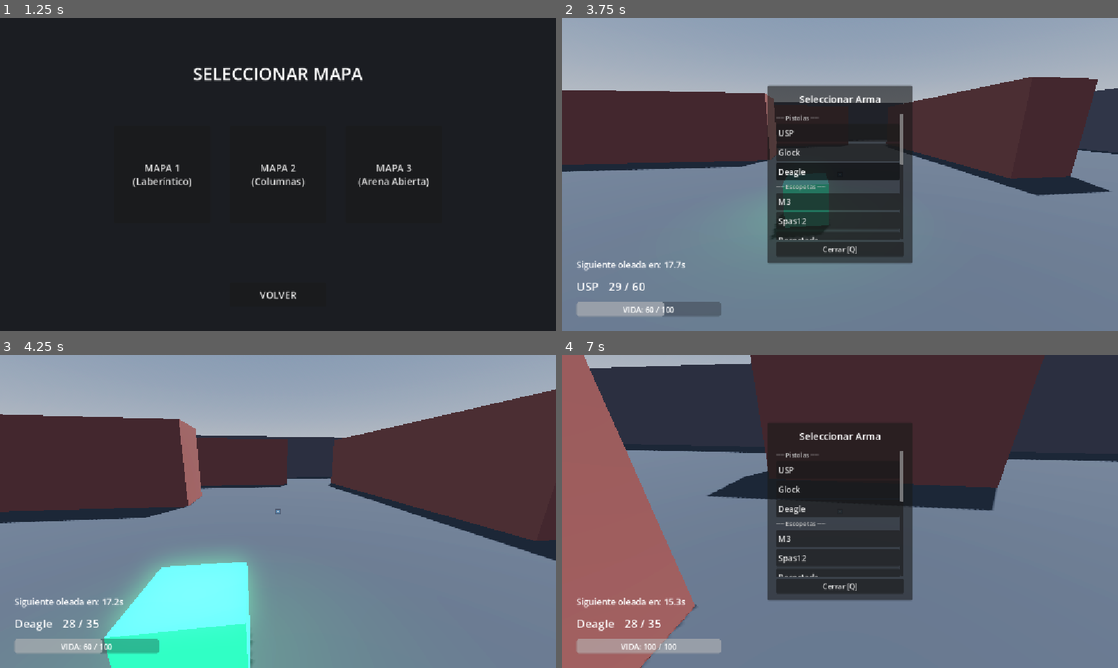
Above: before the commit, frames 1-4 (two rows, left to right).
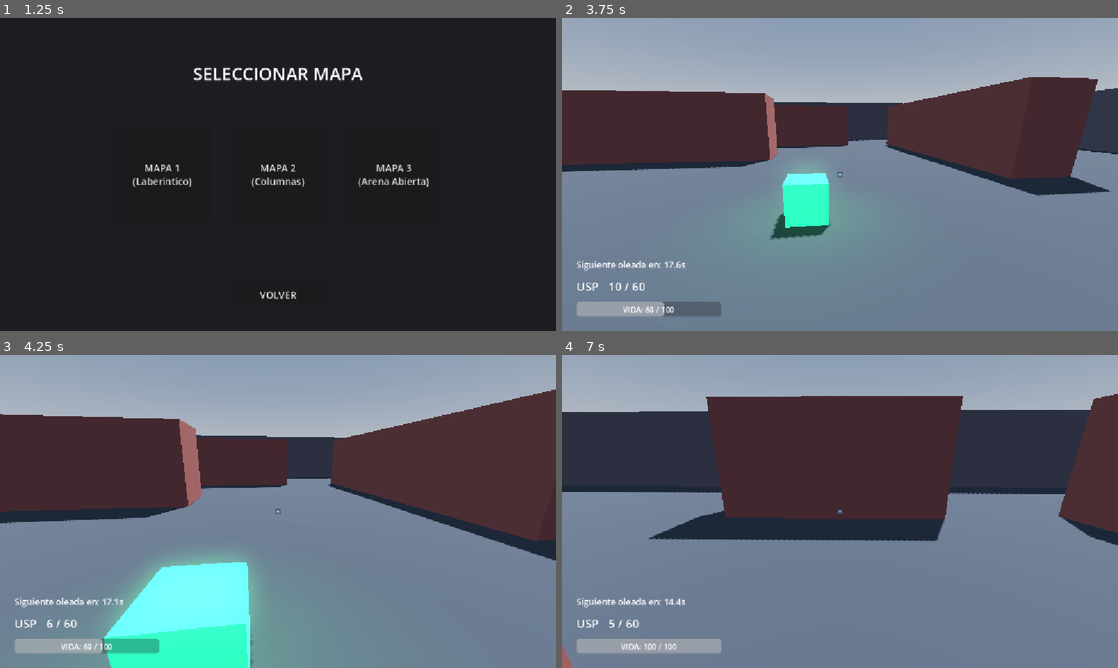
Above: after the commit, the same moments.

Repository: Jillkrav/Fps-Prueba
Game: Godot game, scene res://scenes/main_menu.tscn
The game is run twice, just before and just after one commit, with the same random seed, the same clock (stepped at 60 frames per second) and the same inputs. The engine's default icon, where the game draws it, is replaced by a stand-in: a white triangle on a blue panel in a dark square.
Inputs (mouse positions are in pixels of both pictures, inside the frame that each line leads up to):
- Up to frame 1 (1.25 s): click "JUGAR" at 0.5 s
- Up to frame 2 (3.75 s): click "MAPA 1 (Laberíntico)" at 1.25 s; click "🔴 EQUIPO ROJO" at 2 s; click "USP" at 2.75 s; tap Enter (ui_accept) at 3.5 s; move the mouse to (867, 174) at 3.52 s; hold W from 3.53 s (still down); hold F from 3.53 s (still down); tap Q at 3.6 s; click (867, 174) at 3.67 s
- Up to frame 3 (4.25 s): keep holding W; keep holding F; tap Enter (ui_accept) at 3.77 s
- Up to frame 4 (7 s): move the mouse to (812, 511) at 4.27 s; release F at 4.28 s; tap F at 4.35 s; click (812, 511) at 4.42 s; tap Enter (ui_accept) at 4.52, 5.75, 6.77 s; tap Q at 4.55, 5.85, 6.8 s; release W at 5 s; click (840, 470) at 5 s, where only the run before the commit has a clickable "USP"; move the mouse to (851, 505) at 5.77 s; hold F 5.78-6.53 s; hold W from 5.78 s (still down); click (851, 505) at 5.92 s; move the mouse to (834, 517) at 6.52 s; tap R at 6.6 s; click (834, 517) at 6.67 s

Frame 1 is identical in both runs. In frame 2, 14% of the frame differs, in the area x 8-64%, y 21-88%; in frame 3, 0.2%; in frame 4, 53%, in the area x 0-100%, y 0-100%.
Error after the commit: Parse Error: Unexpected identifier "panel_principal" in class body. (res://scripts/dev_menu.gd:151)

Commit message:
fix: claves JSON armas, Q abre DevMenu con 3 botones, selector integrado en DevMenu

Diff:
--- a/scripts/dev_menu.gd
+++ b/scripts/dev_menu.gd
@@ -2,7 +2,6 @@
 ## Nodo DevMenu en hud.tscn es tipo Control -> extends Control.
 extends Control
 
-# Solo usa npc_base.tscn: el arma determina el comportamiento
 const NPC_SCENE: String = "res://scenes/npcs/npc_base.tscn"
 
 @onready var panel_principal: Panel        = $PanelPrincipal
@@ -16,6 +15,10 @@
 @onready var opt_tipo_npc: OptionButton    = $PanelNPC/VBox/GridAtributos/OptArma
 @onready var lbl_status: Label             = $PanelPrincipal/VBox/LblStatus
 
+# Panel selector de armas (creado por codigo, no necesita nodo en escena)
+var _panel_armas: PanelContainer = null
+var _weapon_list: VBoxContainer  = null
+
 var opt_arma_dinamico: OptionButton = null
 var _armas_lista: Array[String] = []
 var is_invisible: bool = false
@@ -23,14 +26,13 @@
 func _ready() -> void:
 	process_mode = Node.PROCESS_MODE_ALWAYS
 
-	# opt_tipo_npc se reutiliza como selector de arma directamente
 	opt_tipo_npc.clear()
 	_poblar_armas_en(opt_tipo_npc)
 
 	opt_relacion.clear()
-	opt_relacion.add_item("Enemigo",  NpcBase.Relacion.ENEMIGO)
-	opt_relacion.add_item("Aliado",   NpcBase.Relacion.AMIGABLE)
-	opt_relacion.add_item("Neutral",  NpcBase.Relacion.NEUTRAL)
+	opt_relacion.add_item("Enemigo", NpcBase.Relacion.ENEMIGO)
+	opt_relacion.add_item("Aliado",  NpcBase.Relacion.AMIGABLE)
+	opt_relacion.add_item("Neutral", NpcBase.Relacion.NEUTRAL)
 
 	opt_experiencia.clear()
 	opt_experiencia.add_item("Baja",  NpcBase.Experiencia.BAJA)
@@ -46,6 +48,123 @@
 	btn_spawn.pressed.connect(_on_spawn_pressed)
 	btn_volver.pressed.connect(_on_volver_pressed)
 
+	# Agregar boton Selector de Armas al panel principal
+	_agregar_btn_selector_armas()
+	# Construir panel de armas oculto
+	_build_panel_armas()
+
+# ── Boton selector armas en panel principal ──────────────────────────
+func _agregar_btn_selector_armas() -> void:
+	var vbox: VBoxContainer = get_node_or_null("PanelPrincipal/VBox")
+	if not vbox:
+		return
+	var btn := Button.new()
+	btn.name = "BtnSelectorArmas"
+	btn.text = "Selector de Armas"
+	btn.custom_minimum_size = Vector2(0, 36)
+	btn.add_theme_font_size_override("font_size", 16)
+	vbox.add_child(btn)
+	# insertar antes de LblStatus si existe
+	var lbl: Label = get_node_or_null("PanelPrincipal/VBox/LblStatus")
+	if lbl:
+		vbox.move_child(btn, lbl.get_index())
+	btn.pressed.connect(_on_selector_armas_pressed)
+
+# ── Panel flotante selector de armas ─────────────────────────────────
+func _build_panel_armas() -> void:
+	_panel_armas = PanelContainer.new()
+	_panel_armas.visible = false
+	_panel_armas.set_anchors_preset(Control.PRESET_CENTER)
+	_panel_armas.custom_minimum_size = Vector2(320, 0)
+	_panel_armas.grow_horizontal = Control.GROW_DIRECTION_BOTH
+	_panel_armas.grow_vertical   = Control.GROW_DIRECTION_BOTH
+	# Se agrega al mismo CanvasLayer que el DevMenu
+	get_parent().add_child(_panel_armas)
+
+	var margin := MarginContainer.new()
+	margin.add_theme_constant_override("margin_top",    14)
+	margin.add_theme_constant_override("margin_bottom", 14)
+	margin.add_theme_constant_override("margin_left",   18)
+	margin.add_theme_constant_override("margin_right",  18)
+	_panel_armas.add_child(margin)
+
+	var vbox := VBoxContainer.new()
+	vbox.add_theme_constant_override("separation", 6)
+	margin.add_child(vbox)
+
+	var titulo := Label.new()
+	titulo.text = "Selector de Armas"
+	titulo.add_theme_font_size_override("font_size", 20)
+	titulo.horizontal_alignment = HORIZONTAL_ALIGNMENT_CENTER
+	vbox.add_child(titulo)
+	vbox.add_child(HSeparator.new())
+
+	var scroll := ScrollContainer.new()
+	scroll.custom_minimum_size = Vector2(0, 280)
+	scroll.horizontal_scroll_mode = ScrollContainer.SCROLL_MODE_DISABLED
+	vbox.add_child(scroll)
+
+	_weapon_list = VBoxContainer.new()
+	_weapon_list.add_theme_constant_override("separation", 4)
+	_weapon_list.size_flags_horizontal = Control.SIZE_EXPAND_FILL
+	scroll.add_child(_weapon_list)
+
+	var btn_cerrar := Button.new()
+	btn_cerrar.text = "Volver al Menu Dev"
+	btn_cerrar.add_theme_font_size_override("font_size", 15)
+	btn_cerrar.pressed.connect(_cerrar_panel_armas)
+	vbox.add_child(btn_cerrar)
+
+func _poblar_panel_armas() -> void:
+	if not is_instance_valid(_weapon_list):
+		return
+	for child in _weapon_list.get_children():
+		child.queue_free()
+	var armas_raw: Dictionary = {}
+	if ConfigManager and ConfigManager._data.has("Armas"):
+		armas_raw = ConfigManager._data["Armas"]
+	for categoria in armas_raw.keys():
+		var lbl_cat := Label.new()
+		lbl_cat.text = "── " + categoria + " ──"
+		lbl_cat.add_theme_font_size_override("font_size", 13)
+		lbl_cat.modulate = Color(0.75, 0.75, 0.75)
+		_weapon_list.add_child(lbl_cat)
+		for nombre_arma in armas_raw[categoria].keys():
+			var btn := Button.new()
+			btn.text = nombre_arma
+			btn.size_flags_horizontal = Control.SIZE_EXPAND_FILL
+			btn.custom_minimum_size = Vector2(0, 36)
+			btn.add_theme_font_size_override("font_size", 17)
+			btn.alignment = HORIZONTAL_ALIGNMENT_LEFT
+			btn.pressed.connect(_on_arma_seleccionada.bind(nombre_arma))
+			_weapon_list.add_child(btn)
+
+func _on_selector_armas_pressed() -> void:
+	_poblar_panel_armas()
+	visible = false
+	_panel_armas.visible = true
+
+func _cerrar_panel_armas() -> void:
+	_panel_armas.visible = false
+	visible = true
+
+panel_principal.visible = true
+
+func _on_arma_seleccionada(nombre_arma: String) -> void:
+	var player: Node = get_tree().get_first_node_in_group("player")
+	if player and player.has_method("cambiar_arma"):
+		player.cambiar_arma(nombre_arma)
+	_panel_armas.visible = false
+	visible = false
+	Input.mouse_mode = Input.MOUSE_MODE_CAPTURED
+	# Reanudar spawner si existe
+	var spawners: Array = get_tree().get_nodes_in_group("spawner")
+	if not spawners.is_empty():
+		var sp = spawners[0]
+		if sp.has_method("reanudar_spawn"):
+			sp.reanudar_spawn()
+
+# ── Helpers existentes ────────────────────────────────────────────────
 func _poblar_armas_en(opt: OptionButton) -> void:
 	_armas_lista.clear()
 	opt.clear()
@@ -56,7 +175,6 @@
 		for nombre in armas_raw[categoria].keys():
 			_armas_lista.append(nombre)
 			opt.add_item("%s [%s]" % [nombre, categoria])
-	# Opcion sin arma (melee)
 	_armas_lista.append("")
 	opt.add_item("Sin arma (Melee)")
 	if _armas_lista.is_empty() or (_armas_lista.size() == 1 and _armas_lista[0] == ""):
@@ -64,6 +182,8 @@
 		push_warning("DevMenu: sin armas en ConfigManager, solo opcion Melee disponible")
 
 func toggle_menu() -> void:
+	if is_instance_valid(_panel_armas) and _panel_armas.visible:
+		_panel_armas.visible = false
 	visible = !visible
 	panel_npc.visible = false
 	panel_principal.visible = true
@@ -98,35 +218,27 @@
 	if not packed:
 		push_error("DevMenu: no se pudo cargar escena: " + NPC_SCENE)
 		return
-
 	var npc: NpcBase = packed.instantiate() as NpcBase
 	if not npc:
 		push_error("DevMenu: la escena no instancio NpcBase")
 		return
-
-	# Asignar relacion, experiencia y arma ANTES de add_child
 	npc._relacion_forzada = true
 	npc.relacion    = opt_relacion.get_selected_id() as NpcBase.Relacion
 	npc.experiencia = opt_experiencia.get_selected_id() as NpcBase.Experiencia
-
 	var idx: int = opt_tipo_npc.get_selected()
 	if idx >= 0 and idx < _armas_lista.size():
 		npc.nombre_arma = _armas_lista[idx]
-
 	var player: Node3D = get_tree().get_first_node_in_group("player") as Node3D
 	if not player:
 		push_error("DevMenu: no se encontro al jugador")
 		npc.queue_free()
 		return
-
 	var spawn_pos: Vector3 = player.global_transform.origin \
 		+ player.global_transform.basis.z * -3.0
 	spawn_pos.y = player.global_transform.origin.y
-
 	var world: Node = player.get_parent()
 	world.add_child(npc)
 	npc.global_transform.origin = spawn_pos
-
 	var arma_txt: String = npc.nombre_arma if npc.nombre_arma != "" else "Melee"
 	lbl_status.text = "NPC: %s | %s | Arma: %s" % [
 		opt_relacion.get_item_text(opt_relacion.get_selected()),
--- a/scripts/hud.gd
+++ b/scripts/hud.gd
@@ -4,24 +4,21 @@
 # REFERENCIAS UI — paths reales de hud.tscn
 # ─────────────────────────────────────────
 
-@onready var spawn_label: Label = $HUD/MarginContainer/VBox/SpawnLabel
-@onready var weapon_label: Label = $HUD/MarginContainer/VBox/AmmoContainer/WeaponLabel
-@onready var ammo_label: Label = $HUD/MarginContainer/VBox/AmmoContainer/AmmoLabel
-@onready var health_bar: ProgressBar = $HUD/MarginContainer/VBox/HealthBar
-@onready var health_text: Label = $HUD/MarginContainer/VBox/HealthBar/Label
-@onready var crosshair: TextureRect = $HUD/Crosshair
-@onready var dev_menu: Control = $DevMenu
-@onready var pause_screen: Control = $PauseScreen
-@onready var death_screen: Control = $DeathScreen
+@onready var spawn_label:  Label       = $HUD/MarginContainer/VBox/SpawnLabel
+@onready var weapon_label: Label       = $HUD/MarginContainer/VBox/AmmoContainer/WeaponLabel
+@onready var ammo_label:   Label       = $HUD/MarginContainer/VBox/AmmoContainer/AmmoLabel
+@onready var health_bar:   ProgressBar = $HUD/MarginContainer/VBox/HealthBar
+@onready var health_text:  Label       = $HUD/MarginContainer/VBox/HealthBar/Label
+@onready var crosshair:    TextureRect = $HUD/Crosshair
+@onready var dev_menu:     Control     = $DevMenu
+@onready var pause_screen: Control     = $PauseScreen
+@onready var death_screen: Control     = $DeathScreen
 
-var _weapon_selector_panel: PanelContainer = null
-var _weapon_list: VBoxContainer = null
-var _spawner: NpcSpawner = null
-var _player: Player = null
-var _menu_abierto: bool = false
+var _spawner:      NpcSpawner = null
+var _player:       Player     = null
+var _menu_abierto: bool       = false
 
 func _ready() -> void:
-	_build_weapon_selector()
 	_conectar_player()
 	_configurar_pausa()
 
@@ -39,36 +36,34 @@
 		_player.player_died.connect(_on_player_died)
 	update_health(_player.current_health, _player.max_health)
 	if _player.active_weapon:
-		_on_player_weapon_changed(_player.active_weapon.weapon_name, _player.active_weapon.ammo_in_mag, _player.active_weapon.reserve_ammo)
+		_on_player_weapon_changed(
+			_player.active_weapon.weapon_name,
+			_player.active_weapon.ammo_in_mag,
+			_player.active_weapon.reserve_ammo
+		)
 
 func _configurar_pausa() -> void:
 	var btn_continuar: Button = get_node_or_null("PauseScreen/Buttons/BtnContinuar")
-	var btn_menu: Button = get_node_or_null("PauseScreen/Buttons/BtnMenu")
+	var btn_menu:      Button = get_node_or_null("PauseScreen/Buttons/BtnMenu")
 	if btn_continuar and not btn_continuar.pressed.is_connected(_on_btn_continuar_pressed):
 		btn_continuar.pressed.connect(_on_btn_continuar_pressed)
 	if btn_menu and not btn_menu.pressed.is_connected(_on_btn_menu_pressed):
 		btn_menu.pressed.connect(_on_btn_menu_pressed)
 
 func _unhandled_input(event: InputEvent) -> void:
-	if event is InputEventKey and event.pressed and not event.echo:
-		if event.keycode == KEY_F1:
+	if not (event is InputEventKey and event.pressed and not event.echo):
+		return
+	match event.keycode:
+		KEY_Q:
+			# Q abre/cierra el DevMenu completo (con sus 3 botones adentro)
+			if dev_menu:
+				dev_menu.toggle_menu()
+				_menu_abierto = dev_menu.visible
+			get_viewport().set_input_as_handled()
+		KEY_F1:
 			_toggle_cursor_manual()
 			get_viewport().set_input_as_handled()
-			return
-		if event.keycode == KEY_Q:
-			if _weapon_selector_panel and _weapon_selector_panel.visible:
-				_toggle_weapon_selector()
-				get_viewport().set_input_as_handled()
-				return
-			if dev_menu and dev_menu.visible:
-				dev_menu.toggle_menu()
-				_menu_abierto = false
-				Input.mouse_mode = Input.MOUSE_MODE_CAPTURED
-			else:
-				abrir_selector_armas()
-			get_viewport().set_input_as_handled()
-			return
-		if event.keycode == KEY_ESCAPE:
+		KEY_ESCAPE:
 			_toggle_pause()
 			get_viewport().set_input_as_handled()
 
@@ -81,9 +76,6 @@
 
 func _toggle_pause() -> void:
 	if death_screen and death_screen.visible:
-		return
-	if _weapon_selector_panel and _weapon_selector_panel.visible:
-		_toggle_weapon_selector()
 		return
 	if dev_menu and dev_menu.visible:
 		dev_menu.toggle_menu()
@@ -103,106 +95,10 @@
 		Input.mouse_mode = Input.MOUSE_MODE_CAPTURED
 
 func _esta_una_ui_abierta() -> bool:
-	return (pause_screen and pause_screen.visible) or (death_screen and death_screen.visible) or (dev_menu and dev_menu.visible) or (_weapon_selector_panel and _weapon_selector_panel.visible)
-
-func _build_weapon_selector() -> void:
-	_weapon_selector_panel = PanelContainer.new()
-	_weapon_selector_panel.visible = false
-	_weapon_selector_panel.set_anchors_preset(Control.PRESET_CENTER)
-	_weapon_selector_panel.custom_minimum_size = Vector2(300, 0)
-	_weapon_selector_panel.grow_horizontal = Control.GROW_DIRECTION_BOTH
-	_weapon_selector_panel.grow_vertical = Control.GROW_DIRECTION_BOTH
-	add_child(_weapon_selector_panel)
-	var margin := MarginContainer.new()
-	margin.add_theme_constant_override("margin_top", 14)
-	margin.add_theme_constant_override("margin_bottom", 14)
-	margin.add_theme_constant_override("margin_left", 18)
-	margin.add_theme_constant_override("margin_right", 18)
-	_weapon_selector_panel.add_child(margin)
-	var vbox := VBoxContainer.new()
-	vbox.add_theme_constant_override("separation", 6)
-	margin.add_child(vbox)
-	var titulo := Label.new()
-	titulo.text = "Seleccionar Arma"
-	titulo.add_theme_font_size_override("font_size", 20)
-	titulo.horizontal_alignment = HORIZONTAL_ALIGNMENT_CENTER
-	vbox.add_child(titulo)
-	var sep := HSeparator.new()
-	vbox.add_child(sep)
-	var scroll := ScrollContainer.new()
-	scroll.custom_minimum_size = Vector2(0, 260)
-	scroll.horizontal_scroll_mode = ScrollContainer.SCROLL_MODE_DISABLED
-	vbox.add_child(scroll)
-	_weapon_list = VBoxContainer.new()
-	_weapon_list.add_theme_constant_override("separation", 4)
-	_weapon_list.size_flags_horizontal = Control.SIZE_EXPAND_FILL
-	scroll.add_child(_weapon_list)
-	var btn_cerrar := Button.new()
-	btn_cerrar.text = "Cerrar [Q]"
-	btn_cerrar.add_theme_font_size_override("font_size", 15)
-	btn_cerrar.pressed.connect(_toggle_weapon_selector)
-	vbox.add_child(btn_cerrar)
-	_poblar_lista_armas()
-
-func _poblar_lista_armas() -> void:
-	if not is_instance_valid(_weapon_list):
-		return
-	for child in _weapon_list.get_children():
-		child.queue_free()
-	var armas_raw: Dictionary = {}
-	if ConfigManager and ConfigManager._data.has("Armas"):
-		armas_raw = ConfigManager._data["Armas"]
-	for categoria in armas_raw.keys():
-		var lbl_cat := Label.new()
-		lbl_cat.text = "── " + categoria + " ──"
-		lbl_cat.add_theme_font_size_override("font_size", 13)
-		lbl_cat.modulate = Color(0.75, 0.75, 0.75)
-		_weapon_list.add_child(lbl_cat)
-		for nombre_arma in armas_raw[categoria].keys():
-			var btn := Button.new()
-			btn.text = nombre_arma
-			btn.size_flags_horizontal = Control.SIZE_EXPAND_FILL
-			btn.custom_minimum_size = Vector2(0, 36)
-			btn.add_theme_font_size_override("font_size", 17)
-			btn.alignment = HORIZONTAL_ALIGNMENT_LEFT
-			btn.pressed.connect(_on_arma_seleccionada.bind(nombre_arma))
-			_weapon_list.add_child(btn)
-
-func abrir_selector_armas() -> void:
-	if not is_instance_valid(_weapon_selector_panel):
-		return
-	_poblar_lista_armas()
-	_weapon_selector_panel.visible = true
-	_menu_abierto = true
-	_get_spawner()
-	if _spawner:
-		_spawner.pausar_spawn()
-	Input.mouse_mode = Input.MOUSE_MODE_VISIBLE
-
-func _toggle_weapon_selector() -> void:
-	if not is_instance_valid(_weapon_selector_panel):
-		return
-	var abrir: bool = not _weapon_selector_panel.visible
-	_weapon_selector_panel.visible = abrir
-	_menu_abierto = abrir
-	_get_spawner()
-	if _spawner:
-		if abrir:
-			_spawner.pausar_spawn()
-		else:
-			_spawner.reanudar_spawn()
-	Input.mouse_mode = Input.MOUSE_MODE_VISIBLE if abrir else Input.MOUSE_MODE_CAPTURED
-
-func _on_arma_seleccionada(nombre_arma: String) -> void:
-	var player: Node = get_tree().get_first_node_in_group("player")
-	if player and player.has_method("cambiar_arma"):
-		player.cambiar_arma(nombre_arma)
-	_weapon_selector_panel.visible = false
-	_menu_abierto = false
-	Input.mouse_mode = Input.MOUSE_MODE_CAPTURED
-	_get_spawner()
-	if _spawner:
-		_spawner.reanudar_spawn()
+	return \
+		(pause_screen and pause_screen.visible) or \
+		(death_screen and death_screen.visible) or \
+		(dev_menu and dev_menu.visible)
 
 func _get_spawner() -> void:
 	if _spawner and is_instance_valid(_spawner):
--- a/scripts/weapon.gd
+++ b/scripts/weapon.gd
@@ -31,7 +31,7 @@
 	if muzzle_flash_light:
 		muzzle_flash_light.visible = false
 
-# ── Inicializar el arma desde ConfigManager por nombre exacto del JSON ──
+# ── Inicializar desde ConfigManager por nombre exacto del JSON ──
 func initialize_from_name(nombre_arma: String) -> void:
 	var cfg: Dictionary = ConfigManager.get_arma(nombre_arma)
 	if cfg.is_empty():
@@ -40,15 +40,15 @@
 		reserve_ammo = max_ammo
 		return
 
-	weapon_name        = nombre_arma
-	# Las claves coinciden EXACTAMENTE con el JSON (con tildes y NN)
-	damage_vs_player   = float(cfg.get("Da\u00f1oAlJugador",       damage_vs_player))
-	damage_vs_npc      = float(cfg.get("Da\u00f1oAlNPC",           damage_vs_npc))
-	segundos_por_bala  = float(cfg.get("SegundosPorBala",         segundos_por_bala))
-	clip_size          = int(cfg.get("Tama\u00f1oCargador",        clip_size))
-	max_ammo           = int(cfg.get("ReservaMunicionMaxima",     max_ammo))
-	reload_time        = float(cfg.get("TiempoRecargaSegundos",   reload_time))
-	tipo_recarga       = str(cfg.get("TipoRecarga",               tipo_recarga))
+	weapon_name       = nombre_arma
+	# Claves exactas del JSON: DanioAlJugador, DanioAlNPC, TamanoCargador
+	damage_vs_player  = float(cfg.get("DanioAlJugador",        damage_vs_player))
+	damage_vs_npc     = float(cfg.get("DanioAlNPC",            damage_vs_npc))
+	segundos_por_bala = float(cfg.get("SegundosPorBala",        segundos_por_bala))
+	clip_size         = int(cfg.get("TamanoCargador",           clip_size))
+	max_ammo          = int(cfg.get("ReservaMunicionMaxima",    max_ammo))
+	reload_time       = float(cfg.get("TiempoRecargaSegundos",  reload_time))
+	tipo_recarga      = str(cfg.get("TipoRecarga",              tipo_recarga))
 
 	ammo_in_mag  = clip_size
 	reserve_ammo = max_ammo
